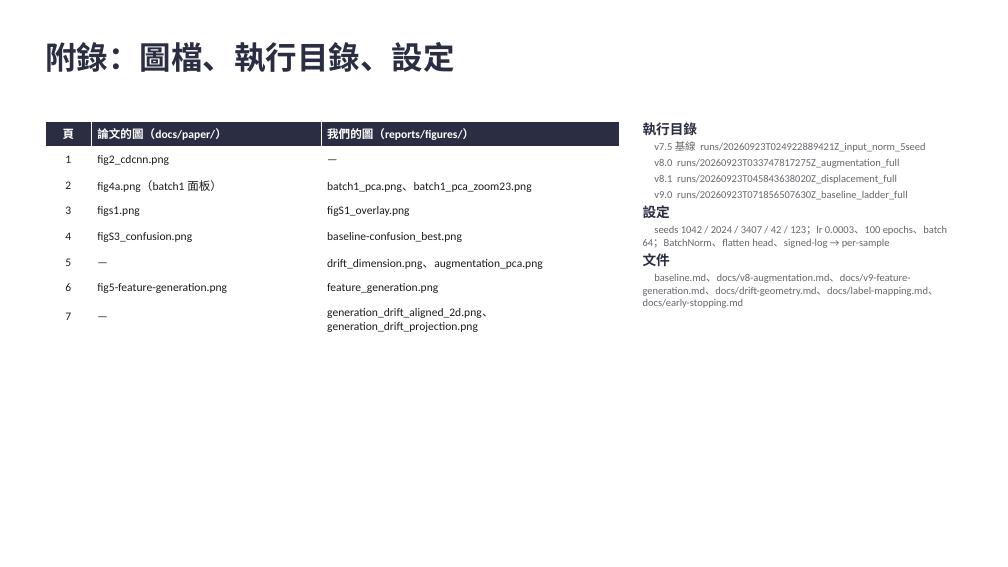
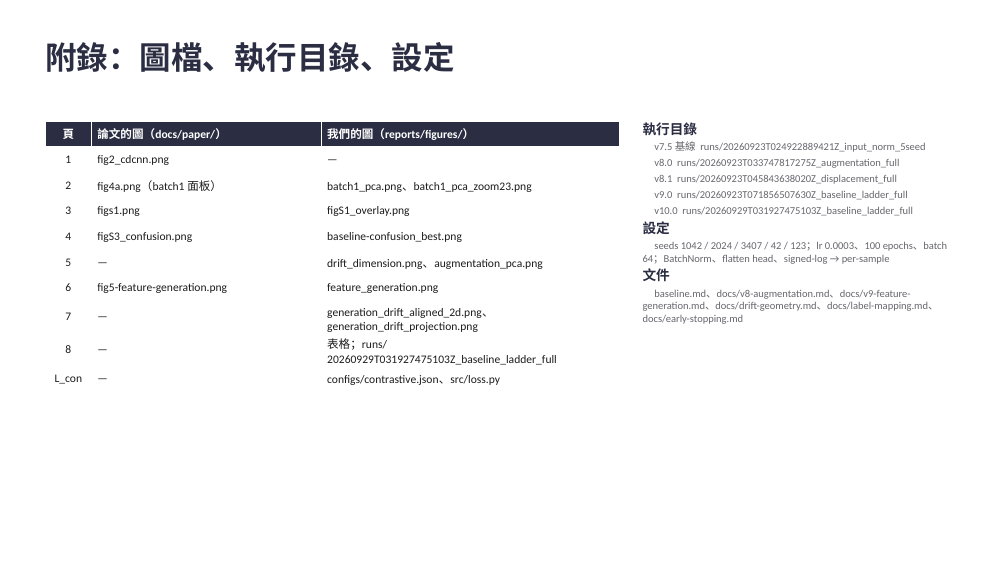
Before and after one commit to wintera1233/cdcnn, a slide deck: slide 16 of reports/cdcnn-implementation-issues.pptx (slide 14 before the commit). Drawn at 1008x567 pixels with LibreOffice and Linux fonts; fonts in the diff are those of the drawing. Boxes give left, top, right and bottom in pixels: in the first picture for what was removed or moved away, otherwise in the second. Text is boxed around its words. In the diff, an @@ line names an element or a change of style, - is before the commit and + after.

```diff
--- a/reports/cdcnn-implementation-issues.pptx
+++ b/reports/cdcnn-implementation-issues.pptx
@@ table at <box>45,121,620,389</box> @@
+row 9: 8 | — | 表格；runs/20260929T031927475103Z_baseline_ladder_full
+row 10: L_con | — | configs/contrastive.json、src/loss.py
@@ text at <box>654,206,913,216</box>: paragraph added @@
+v10.0 runs/20260929T031927475103Z_baseline_ladder_full
```
Also in this commit, not shown: 2 other slides changed, 2 slides added, 3 other files.
